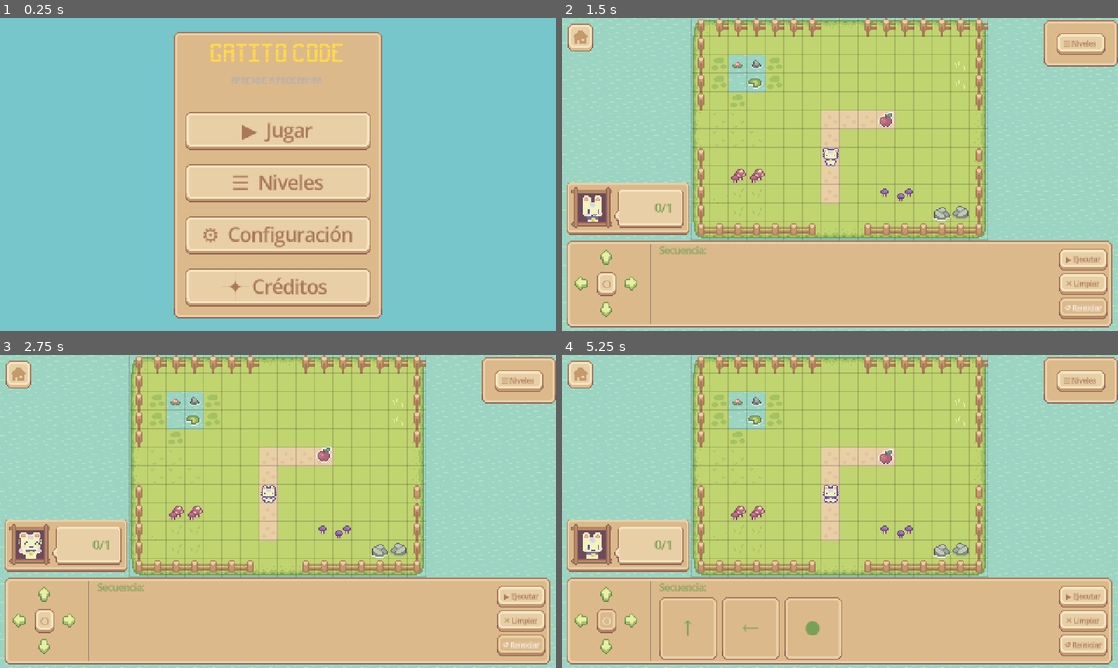
Above: before the commit, frames 1-4 (two rows, left to right).
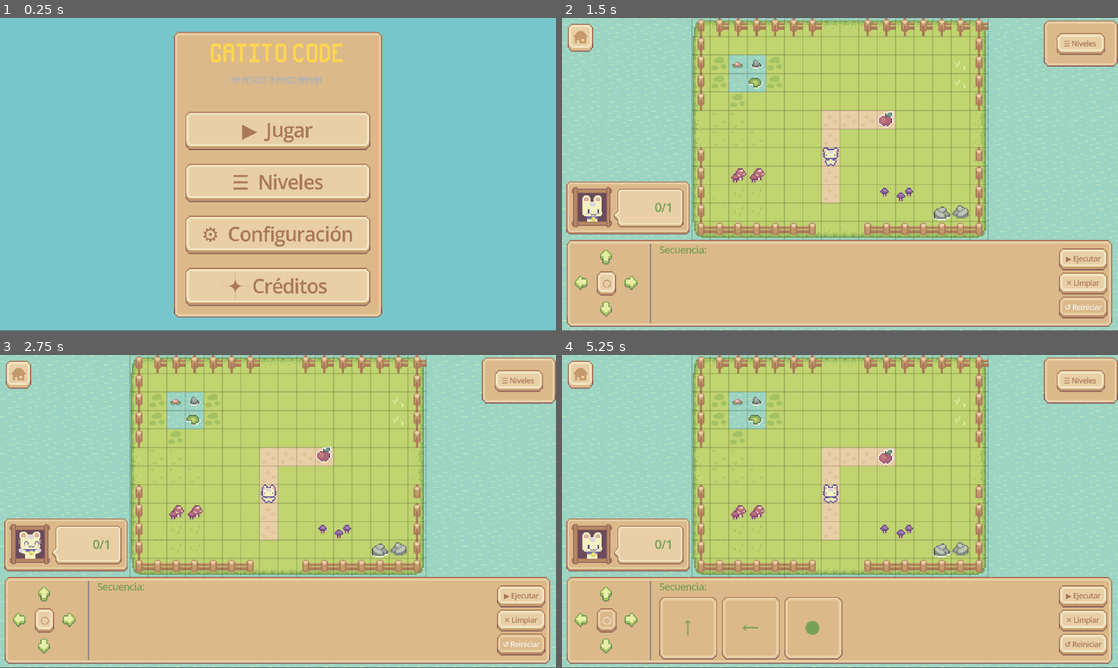
Above: after the commit, the same moments.

Repository: iarabaya/proyecto-integrador-v1
Game: Godot game, scene res://scenes/main_menu/main_menu.tscn
The game is run twice, just before and just after one commit, with the same random seed, the same clock (stepped at 60 frames per second) and the same inputs.
Inputs (mouse positions are in pixels of both pictures, inside the frame that each line leads up to):
- Up to frame 1 (0.25 s): no input
- Up to frame 2 (1.5 s): click "▶ Jugar" at 0.5 s; click "↺ Reiniciar" at 1.25 s
- Up to frame 3 (2.75 s): click "↺ Reiniciar" at 2 s
- Up to frame 4 (5.25 s): click "↺ Reiniciar" at 2.75 s; click (606, 592) at 3.5 s; click (578, 621) at 4.25 s; click "○" at 5 s
The window is 800x450 before the commit and 800x449 after it. Grey fills any space a smaller window leaves; there, only what the larger window draws over its background counts as a difference.

The runs differ from the first frame. In frame 1, 2.9% of the frame differs, in the area x 31-69%, y 4-96%; in frame 2, 6.8%; in frame 3, 6.8%; in frame 4, 7.2%, in the area x 0-100%, y 0-99%.

Commit message:
feat: actualizacion basica de readme

Diff:
--- a/project.godot
+++ b/project.godot
@@ -27,7 +27,6 @@
 window/size/window_width_override=960
 window/size/window_height_override=540
 window/stretch/mode="canvas_items"
-window/stretch/scale_mode="integer"
 
 [gui]
 
Not shown, changed: README.md
